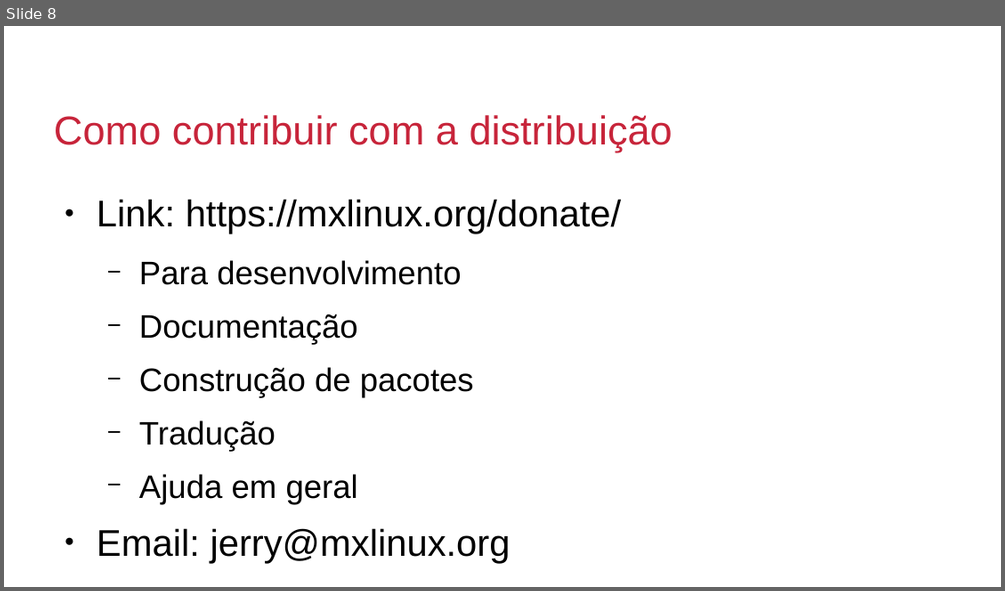
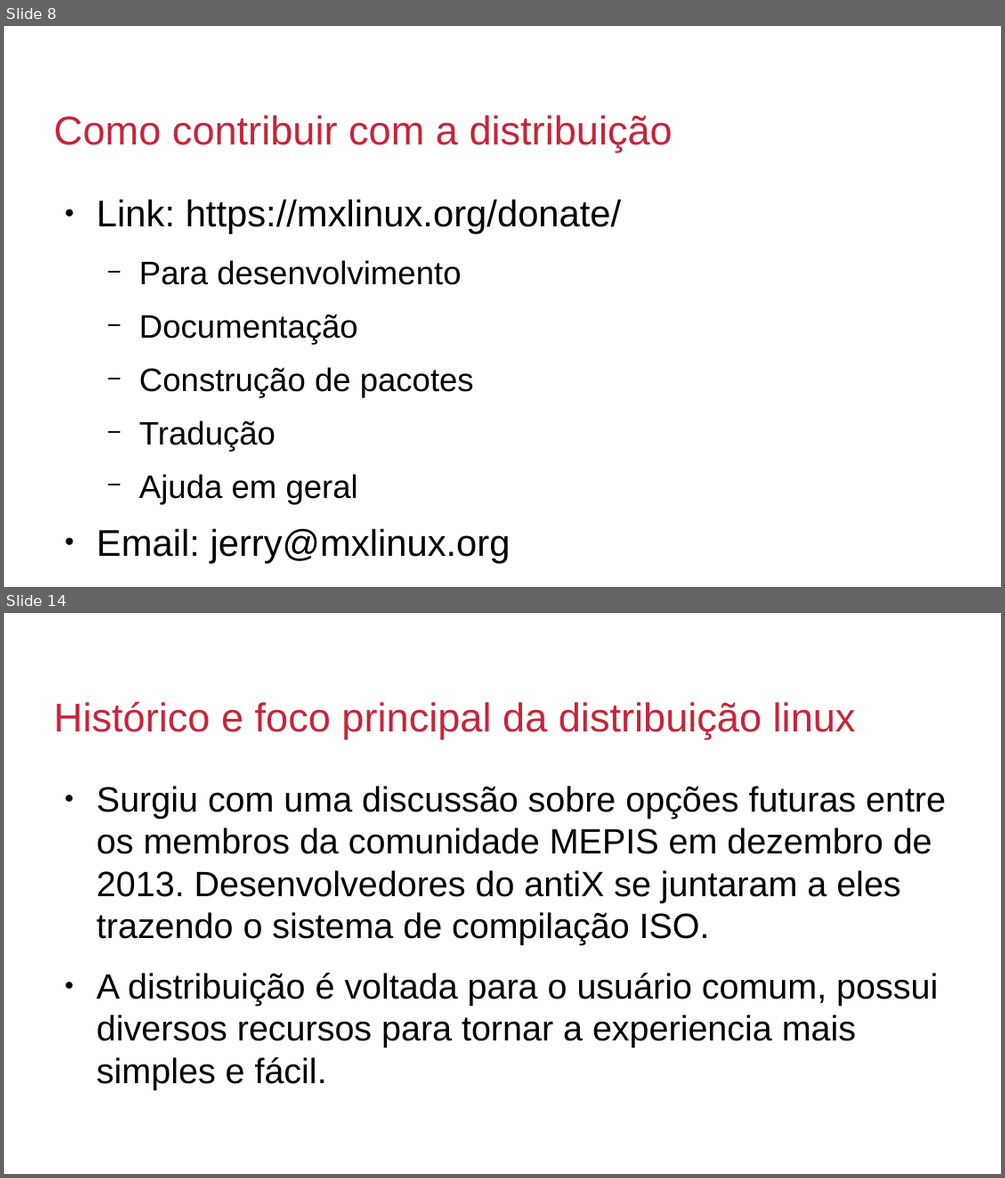
Before and after one commit to millerraycell/MillerRodrigo_Seminario_OS_rr_2019, a slide deck: apresentação.odp. Shown one above the other, each under a label of ours: slide 8 before the commit, slides 8 and 14 after it; the slides between them are not shown. The pictures are 1005x591 and 1005x1178 pixels, drawn with LibreOffice and Linux fonts; fonts in the diff are those of the drawing; background and template pictures are left out. Boxes give left, top, right and bottom in pixels: in the first picture for what was removed or moved away, otherwise in the second. Text is boxed around its words. In the diff, an @@ line names an element or a change of style, - is before the commit and + after.

```diff
--- a/apresentação.odp
+++ b/apresentação.odp
@@ slide 14 added at [4,613,1001,1174], background #FFFFFF; not listed: 3 template elements that a slide beside it also shows @@
@@ title added at [54,701,856,739], 32 pt, text #C7243A @@
+Histórico e foco principal da distribuição linux
@@ text added at [97,786,946,1089], 28 pt, text #000000 @@
+● Surgiu com uma discussão sobre opções futuras entre os membros da comunidade MEPIS em dezembro de 2013. Desenvolvedores do antiX se juntaram a eles trazendo o sistema de compilação ISO.
+● A distribuição é voltada para o usuário comum, possui diversos recursos para tornar a experiencia mais simples e fácil.
```
Also in this commit, not shown: 2 slides changed, 5 other slides added.
